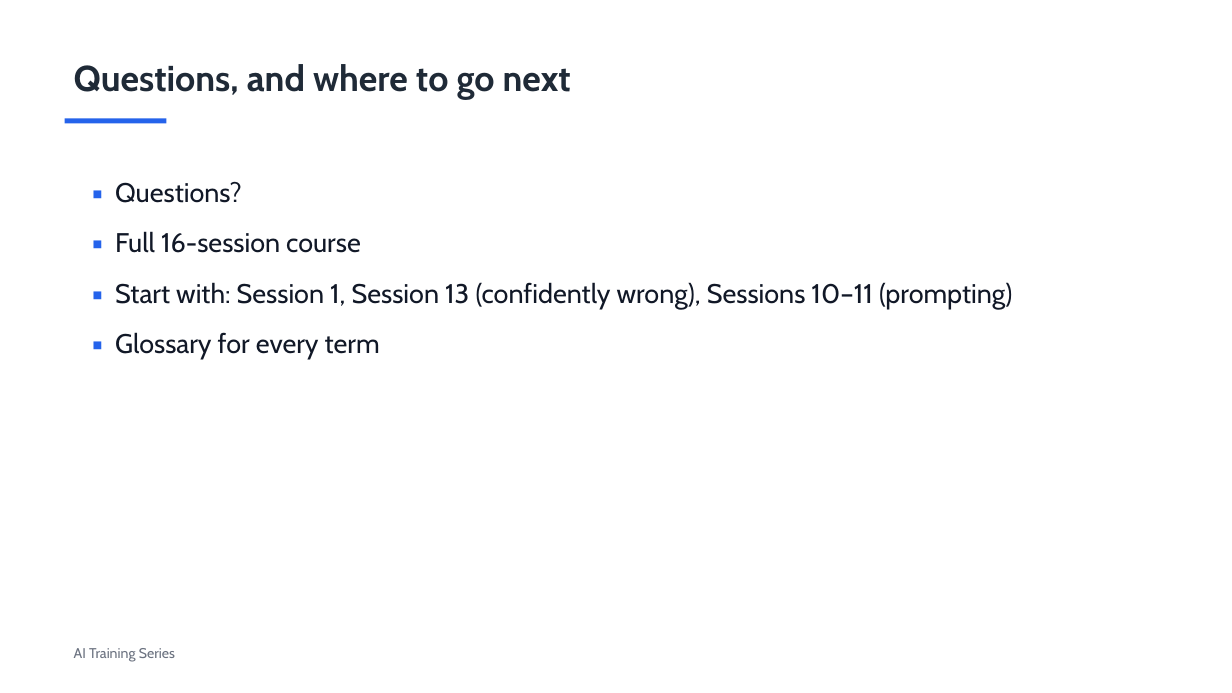
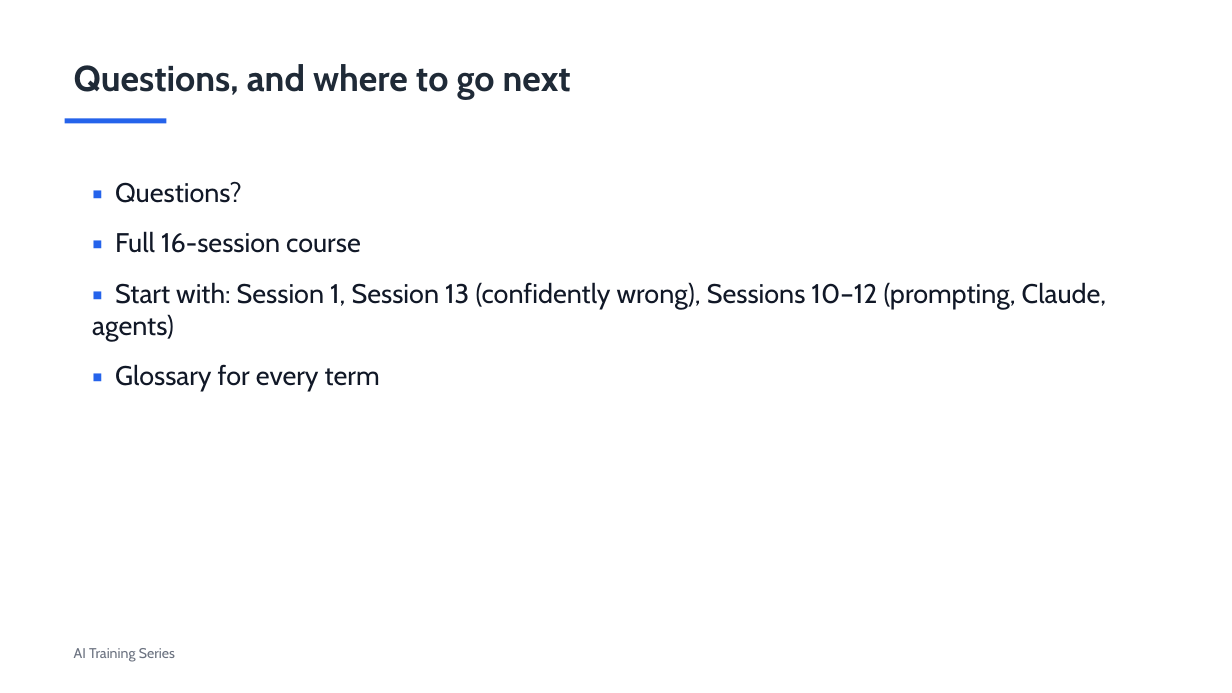
Before and after one commit to revelation-today/hagen-ai-training, a slide deck: slide 17 of training/decks/overview-30min.pptx (slide 16 before the commit). Drawn at 1232x693 pixels with LibreOffice and Linux fonts; fonts in the diff are those of the drawing. Boxes give left, top, right and bottom in pixels: in the first picture for what was removed or moved away, otherwise in the second. Text is boxed around its words. In the diff, an @@ line names an element or a change of style, - is before the commit and + after.

```diff
--- a/training/decks/overview-30min.pptx
+++ b/training/decks/overview-30min.pptx
@@ text at [92,282,1107,341]: text changed @@
-▪ Start with: Session 1, Session 13 (confidently wrong), Sessions 10–11 (prompting)
+▪ Start with: Session 1, Session 13 (confidently wrong), Sessions 10–12 (prompting, Claude, agents)
```
Also in this commit, not shown: 2 other slides changed, 1 slide added, 5 other files.
